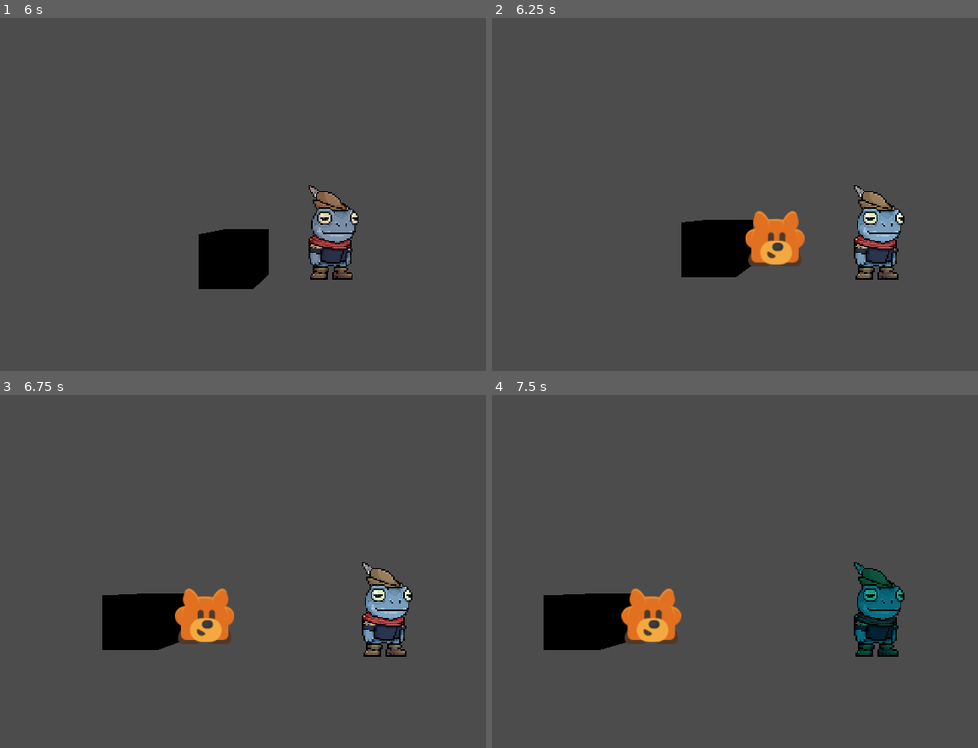
Above: before the commit, frames 1-4 (two rows, left to right).
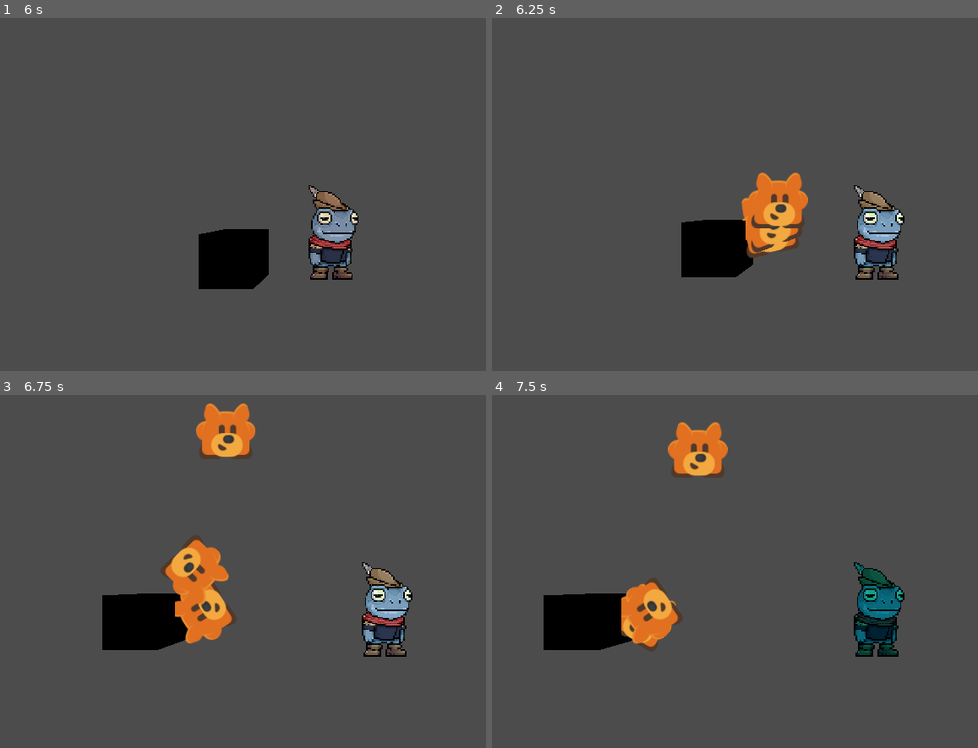
Above: after the commit, the same moments.

Repository: DBorgKiwami/group-project
Game: Godot game, scene res://scenes/levels/2d/testlevel2d.tscn
Same seed, same stepped clock (60 frames per second), same inputs: the game is played once before the commit and once after it. This scene is started directly instead of the project's main scene. The engine's default icon, where the game draws it, is replaced by a stand-in: a white triangle on a blue panel in a dark square.
Inputs (mouse positions are in pixels of both pictures, inside the frame that each line leads up to):
- Up to frame 1 (6 s): tap Enter (ui_accept) at 0.5, 0.77, 1.52, 3.02, 3.77, 4.52 s; move the mouse to (outside the picture) at 0.52 s; hold Right (ui_right) 0.53-1.28 s; hold Shift (attack) 0.53-1.28 s; move the mouse to (204, 226) at 1.27 s; hold Down (ui_down) 1.28-2.03 s; tap / (grapple) at 1.35, 5.85 s; move the mouse to (403, 123) at 2.02 s; hold Right (ui_right) 2.03-2.78 s; hold E (interact) 2.03-2.78 s; move the mouse to (306, 282) at 2.77 s; hold Up (ui_up) 2.78-3.53 s; tap Shift (attack) at 2.85 s; move the mouse to (outside the picture) at 3.52 s; hold / (grapple) 3.53-4.28 s; hold Left (ui_left) 3.53-5.03 s; move the mouse to (136, 152) at 4.27 s; tap E (interact) at 4.35 s; move the mouse to (369, 208) at 5.02 s; hold Down (ui_down) 5.03-5.78 s; hold Shift (attack) 5.03-5.78 s; move the mouse to (238, 113) at 5.77 s; hold Right (ui_right) from 5.78 s (still down)
- Up to frame 2 (6.25 s): keep holding Right (ui_right); tap Enter (ui_accept) at 6.02 s
- Up to frame 3 (6.75 s): move the mouse to (outside the picture) at 6.52 s; release Right (ui_right) at 6.53 s; hold Up (ui_up) from 6.53 s (still down); hold E (interact) from 6.53 s (still down)
- Up to frame 4 (7.5 s): tap Enter (ui_accept) at 6.77 s; move the mouse to (696, 603) at 7.27 s; release Up (ui_up) at 7.28 s; release E (interact) at 7.28 s; hold Right (ui_right) from 7.28 s (still down); tap Shift (attack) at 7.35 s

Frame 1 is identical in both runs. In frame 2, 2.5% of the frame differs, in the area x 51-66%, y 43-71%; in frame 3, 4.1%, in the area x 33-53%, y 2-71%; in frame 4, 3.0%.

Commit message:
Removal of magic numbers

Diff:
--- a/scenes/elements/coin_2d.gd
+++ b/scenes/elements/coin_2d.gd
@@ -2,9 +2,14 @@
 
 var spawn_impulse : Vector3
 @export var collection_area : Area3D
+@export var fling_x : float = 5
+@export var fling_y : float = 10
+var flyout = false
 
 # Called when the node enters the scene tree for the first time.
 func _ready() -> void:
+	if flyout:
+		apply_impulse(Vector3(randf_range(-fling_x,fling_x),randf_range(0,fling_y),0))
 	pass # Replace with function body.
 
 # Called every frame. 'delta' is the elapsed time since the previous frame.
--- a/scripts/enemies/2dtestenemy.gd
+++ b/scripts/enemies/2dtestenemy.gd
@@ -6,7 +6,7 @@
 @export var animationControler : AnimationPlayer
 @export var damage : int = 1
 @export var drop : PackedScene
-@export var dropamount : int = 1
+@export var dropamount : int = 3
 
 func _ready():
 	hitbox.connect("on_hit", hitbox_hit)
@@ -18,6 +18,7 @@
 		for i in dropamount:
 			var newInstance = drop.instantiate()
 			newInstance.position = position
+			newInstance.flyout = true
 			get_tree().root.add_child(newInstance)
 	call_deferred("queue_free")
 
